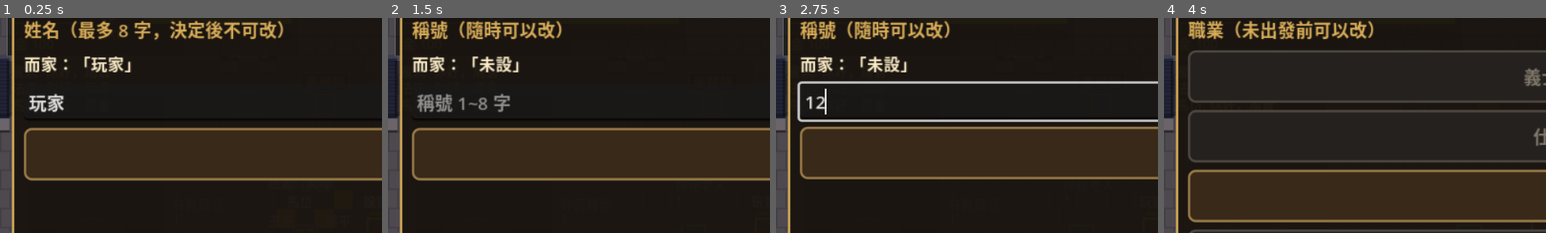
Above: before the commit, frames 1-4 (left to right).
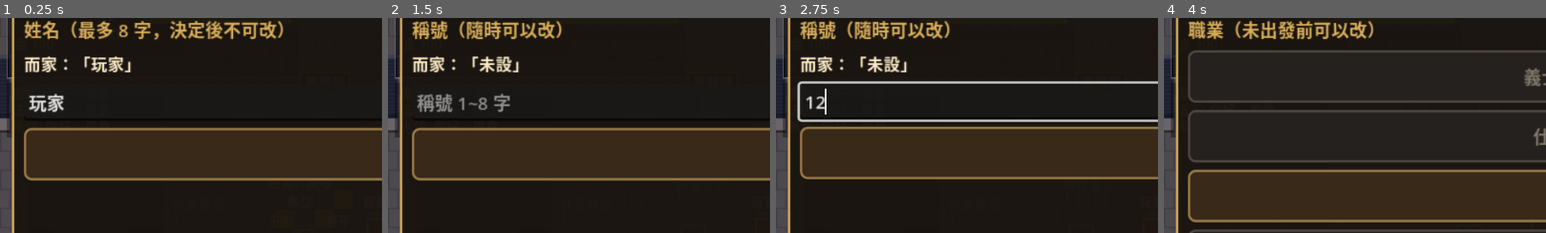
Above: after the commit, the same moments.

Repository: alphakey-marketing/sanguo-remake
Game: Godot game, scene res://ui/main.tscn
Two runs of this game, one before a commit and one after it. Both use one fixed random seed, a clock stepped at 60 frames per second and the inputs below.
Inputs (mouse positions are % of the whole screen's width and height, from its top left):
- Up to frame 1 (0.25 s): no input
- Up to frame 2 (1.5 s): click "姓名" at 0.5 s; click "稱號" at 1.25 s
- Up to frame 3 (2.75 s): click (55, 40) at 2.02 s; type "12" at 2.1 s
- Up to frame 4 (4 s): click "生日" at 2.75 s; click "職業" at 3.5 s
The pictures show only the part of the screen within x 0-50%, y 20-70%; the shares and areas given below are measured in that part.

The runs differ from the first frame. In frame 1, 0.2% of the frame differs, in the area x 1-4%, y 17-56%; in frame 2, 0.2%; in frame 3, 0.2%; in frame 4, 0.2%.

Commit message:
feat(戰鬥): S02a 狀態 icon 列
角色框底部加狀態 icon 列，顯示 active status 短名 + 剩餘秒數；
log_rect/joy_zone 相應落移讓位

Co-Authored-By: Claude Sonnet 5 <noreply@anthropic.com>

Diff:
--- a/client/ui/touch/hud_layout.gd
+++ b/client/ui/touch/hud_layout.gd
@@ -20,6 +20,7 @@
 const MENU_GAP := 4.0
 const MINI_SZ := Vector2(112, 50)   # 小地圖 (spec 12 §6)
 const COMP_SZ := Vector2(120, 46)   # 同伴框 (Step 13.5)
+const STATUS_ROW_H := 18.0     # 角色框底部狀態 icon 列高度 (S02a)
 
 
 # 系統介面鍵數 (S01a, spec 01 §5): 5 級前 4 鍵，5 級後 6 鍵
@@ -35,8 +36,8 @@
 	var R := safe.end.x
 	var B := safe.end.y
 	var out := {}
-	# 左上角色框（整塊撳得）
-	out["portrait"] = {"kind": "rect", "rect": Rect2(L + 6, T + 6, 244, 98)}
+	# 左上角色框（整塊撳得，底部一行 = 狀態 icon 列 S02a）
+	out["portrait"] = {"kind": "rect", "rect": Rect2(L + 6, T + 6, 244, 98 + STATUS_ROW_H)}
 	# 同伴框 (Step 13.5): 日誌右邊，搖桿區上面
 	out["companion"] = {"kind": "rect", "rect": Rect2(L + 312, T + 108, COMP_SZ.x, COMP_SZ.y)}
 	# 右上選單列（由右向左排）
@@ -68,14 +69,14 @@
 	if safe.size == Vector2.ZERO:
 		safe = Rect2(Vector2.ZERO, size)
 	var ctx: Rect2 = build(size, safe)["context"]["rect"]
-	var top := safe.position.y + 156.0            # 角色框 + 日誌下面
+	var top := safe.position.y + 156.0 + STATUS_ROW_H   # 角色框 + 日誌下面
 	var right := minf(safe.position.x + size.x * 0.5, ctx.position.x - 8.0)
 	return Rect2(safe.position.x, top, right - safe.position.x, safe.end.y - top)
 
 
 # 日誌（唔撳得，淨係畫）: 角色框下面
 static func log_rect(safe: Rect2) -> Rect2:
-	return Rect2(safe.position.x + 6, safe.position.y + 108, 300, 44)
+	return Rect2(safe.position.x + 6, safe.position.y + 108 + STATUS_ROW_H, 300, 44)
 
 
 static func contains(el: Dictionary, p: Vector2) -> bool:
--- a/client/ui/touch/mobile_hud.gd
+++ b/client/ui/touch/mobile_hud.gd
@@ -360,6 +360,24 @@
 		_txt(Vector2(o.x + 78, y + 9), rows[i][0], Color(0.95, 0.95, 0.95), 11)
 		_bar(o.x + 114, y + 1, 124, 8, rows[i][1], rows[i][2])
 	_txt(o + Vector2(6, 92), "金 %d" % int(ch.gold), Color(1, 0.9, 0.5), 11)
+	_draw_status_icons(o, fr, main.sim.tick)
+
+# 狀態 icon 列 (S02a, spec 02 §7): 角色框底部一行，短名 + 剩餘秒數
+func _draw_status_icons(o: Vector2, fr: Rect2, tick: int) -> void:
+	var me = main._ent(main.my_id)
+	var status: Dictionary = {} if me == null else me.get("status", {})
+	var y := fr.end.y - HudLayout.STATUS_ROW_H
+	draw_line(Vector2(o.x + 2, y), Vector2(fr.end.x - 2, y), Color(1, 1, 1, 0.15), 1.0)
+	var x := o.x + 6
+	for sid in status.keys():
+		var left := int(status[sid]) - tick
+		if left <= 0:
+			continue
+		var label: String = main.STATUS_NAMES.get(str(sid), str(sid))
+		var w := 8.0 * label.length() + 20.0
+		draw_rect(Rect2(x, y + 2, w, 14), Color(0.5, 0.15, 0.55, 0.75))
+		_txt(Vector2(x + 3, y + 13), "%s %ds" % [label, int(left / 10.0)], Color(1, 0.9, 1), 10)
+		x += w + 4
 
 # 同伴框 (Step 13.5): 頭像 + 名 + HP 條 + 忠誠/剩日/指令
 func _draw_companion() -> void:
Not shown, changed: docs/PLAN.md
